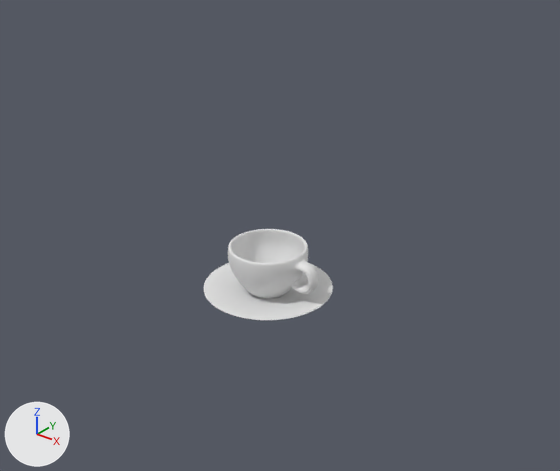
A saved change to the Blender file coffee cup.blend.
Rendered twice from a 50 mm camera at (10.28, -12.41, 9.19) aimed at (0.78, -0.53, 1.83). Lighting does not change. The marker at lower left points along +X, +Y and +Z.
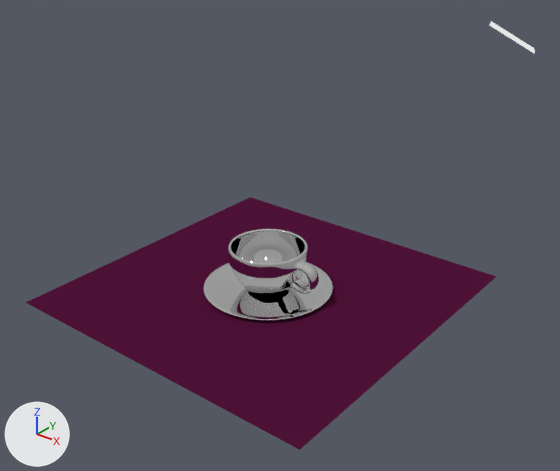
Pixel boxes [x1, y1, x2, y2] of what changed, in the pictures (560 x 471 px):
```json
{"object": "Plane", "change": "added", "after": [26, 197, 497, 450], "on screen": "purple"}
{"object": "Circle", "change": "recoloured", "before": [228, 229, 319, 299], "after": [228, 229, 319, 299]}
{"object": "Circle.001", "change": "recoloured", "before": [204, 263, 333, 320], "after": [204, 263, 333, 320]}
{"object": "Plane.001", "change": "added", "after": [489, 21, 535, 54]}
```

The change, as JSON lines over the scene's bpy script:
```json
{"op": "add", "block": "mat_chrome", "code": ["mat_chrome = bpy.data.materials.new('Chrome')", "mat_chrome.use_nodes = True; mat_chrome.node_tree.nodes.clear()", "_N = mat_chrome.node_tree.nodes; _L = mat_chrome.node_tree.links", "n0 = _N.new('ShaderNodeOutputMaterial'); n0.name = 'Material Output'", "n1 = _N.new('ShaderNodeBsdfAnisotropic'); n1.name = 'Glossy BSDF'", "n1.distribution = 'BECKMANN'", "n1.inputs[1].default_value = 0.0  # 'Roughness'", "_L.new(n1.outputs[0], n0.inputs[0])  # 'BSDF' to 'Surface'"]}
{"op": "add", "block": "mat_table", "code": ["mat_table = diffuse_material('Table')", "mat_table.base_color = (0.08, 0.00644, 0.0404)  # dark purple #501339"]}
{"op": "add", "block": "mat_light", "code": ["mat_light = emission_material('Light')", "mat_light.base_color = (0.8, 0.8, 0.8)  # white #e7e7e7"]}
{"block": "me_circle", "where": "me_circle.from_pydata(...)  # 186 vertices, 192 faces; spans x -1.49..0.95, y -1.0..1.0, z -1.15..0.01"}
{"op": "add", "block": "me_circle", "code": "me_circle.materials.append(mat_chrome)"}
{"block": "me_circle_001", "where": "me_circle_001.from_pydata(...)  # 81 vertices, 80 faces; spans x -1.56..1.56, y -1.64..1.64, z -0.07..0.01"}
{"op": "add", "block": "me_circle_001", "code": "me_circle_001.materials.append(mat_chrome)"}
{"op": "add", "block": "me_plane", "code": ["me_plane = bpy.data.meshes.new('Plane')", "me_plane.from_pydata([(1.0, -1.0, 0.0), (-1.0, -1.0, 0.0), (1.0, 1.0, 0.0), (-1.0, 1.0, 0.0)], [], [(1, 0, 2, 3)])", "me_plane.materials.append(mat_table)  # dark purple #501339"]}
{"op": "add", "block": "me_plane_001", "code": ["me_plane_001 = bpy.data.meshes.new('Plane.001')", "me_plane_001.from_pydata([(1.0, -1.0, 0.0), (-1.0, -1.0, 0.0), (1.0, 1.0, 0.0), (-1.0, 1.0, 0.0)], [], [(1, 0, 2, 3)])", "me_plane_001.materials.append(mat_light)  # white #e7e7e7"]}
{"op": "add", "block": "ob_plane", "code": ["ob_plane = bpy.data.objects.new('Plane', me_plane)", "ob_plane.location = (0.0, 0.0, -0.03)", "ob_plane.scale = (3.98, 3.98, 3.98)"]}
{"op": "add", "block": "ob_plane_001", "code": ["ob_plane_001 = bpy.data.objects.new('Plane.001', me_plane_001)", "ob_plane_001.location = (4.2, 2.49, 6.05)", "ob_plane_001.rotation_euler = (2.653, -0.104, -1.192)  # degrees (152, -6, -68)", "ob_plane_001.scale = (0.511, 0.511, 0.511)"]}
```
